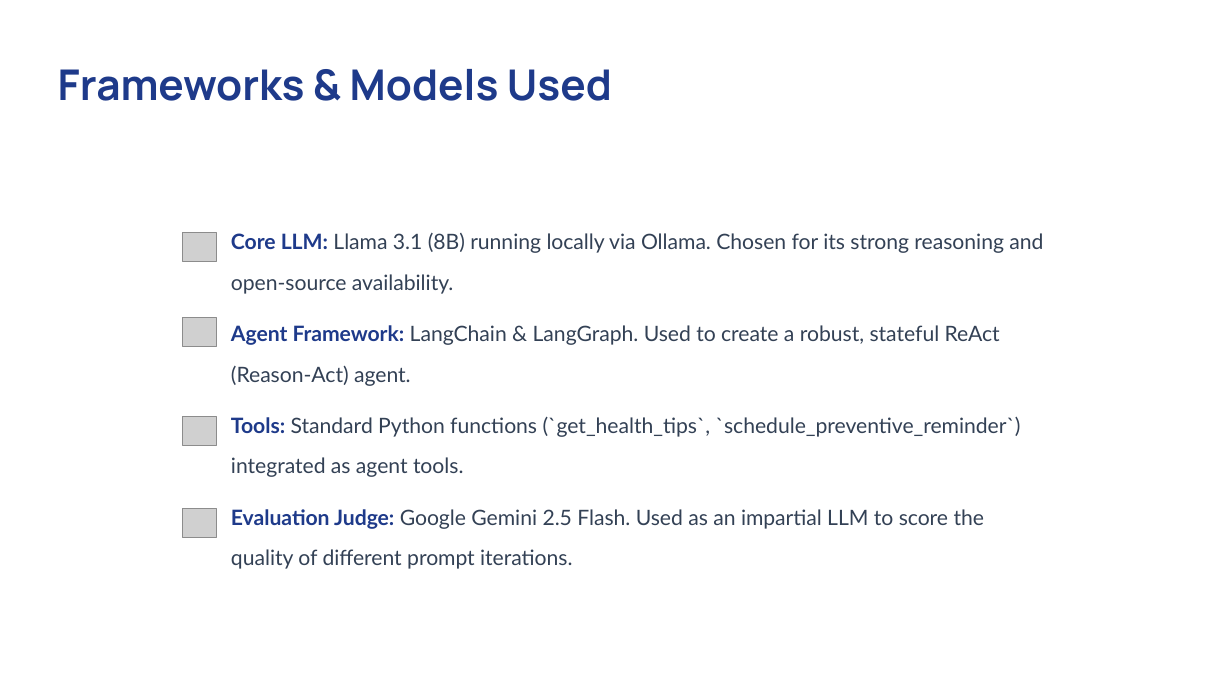
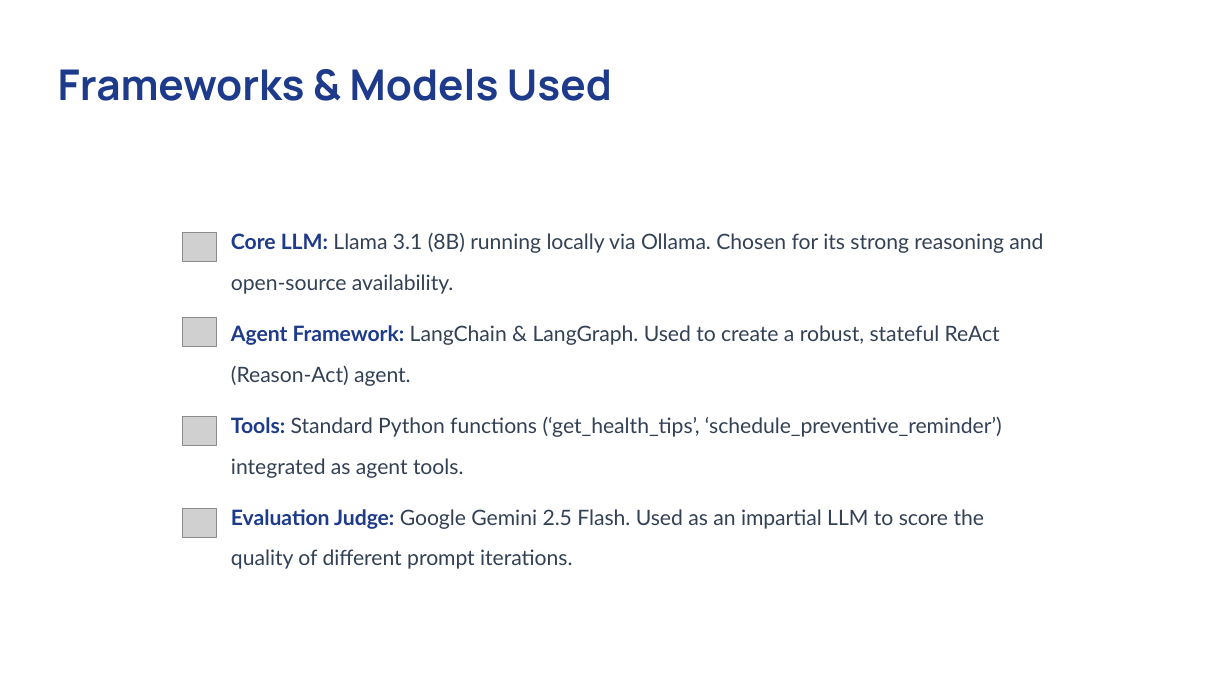
Before and after one commit to MihirDichwalkar/Preventive-Health-Copilot, a slide deck: slide 4 of Slides-Deck/Preventive_Health_Copilot.pptx. Drawn at 1232x693 pixels with LibreOffice and Linux fonts; fonts in the diff are those of the drawing; grey boxes stand for pictures; background and template pictures are left out. Boxes give left, top, right and bottom in pixels: in the first picture for what was removed or moved away, otherwise in the second. Text is boxed around its words. In the diff, an @@ line names an element or a change of style, - is before the commit and + after.

```diff
--- a/Slides-Deck/Preventive_Health_Copilot.pptx
+++ b/Slides-Deck/Preventive_Health_Copilot.pptx
@@ text at (x1=231, y1=417, x2=1002, y2=478): text changed @@
-Tools: Standard Python functions (`get_health_tips`, `schedule_preventive_reminder`) integrated as agent tools.
+Tools: Standard Python functions (‘get_health_tips’, ‘schedule_preventive_reminder’) integrated as agent tools.
```
Also in this commit, not shown: 1 other slide changed, 1 other file.
